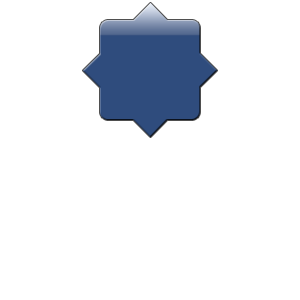
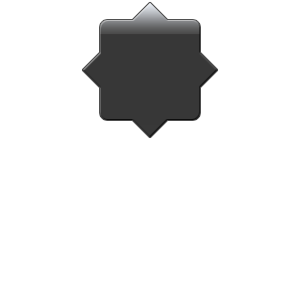
Layered file, before and after one edit (300×300). Changes by layer:
removed layer "Layer 1 copy" over box(82, 2, 218, 138)
added layer "Layer 4 copy" above "Layer 4" over box(82, 2, 218, 138)
